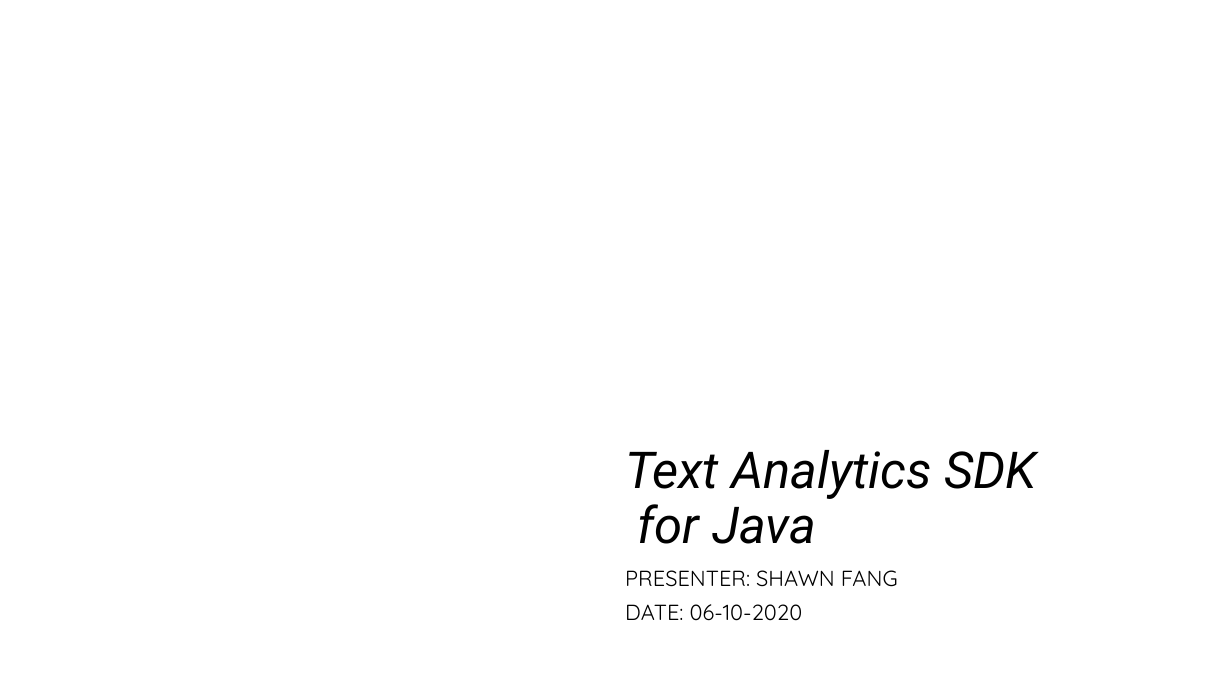
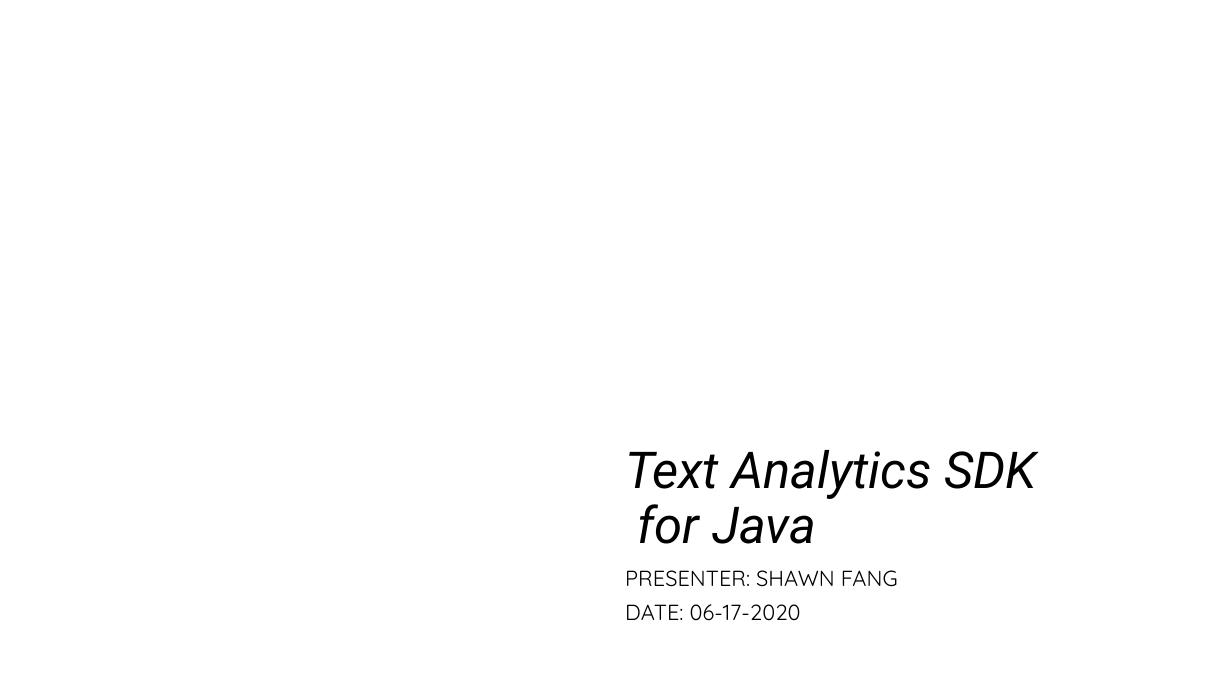
Before and after one commit to mssfang/TextAnalyticsDemo, a slide deck: slide 1 of Text Analytics SDK.pptm. Drawn at 1232x693 pixels with LibreOffice and Linux fonts; fonts in the diff are those of the drawing; background and template pictures are left out. Boxes give left, top, right and bottom in pixels: in the first picture for what was removed or moved away, otherwise in the second. Text is boxed around its words. In the diff, an @@ line names an element or a change of style, - is before the commit and + after.

```diff
--- a/Text Analytics SDK.pptm
+++ b/Text Analytics SDK.pptm
@@ subtitle at (x1=625, y1=604, x2=801, y2=621): text changed @@
-DATE: 06-10-2020
+DATE: 06-17-2020
```
Also in this commit, not shown: 1 other slide changed, 20 other files.
